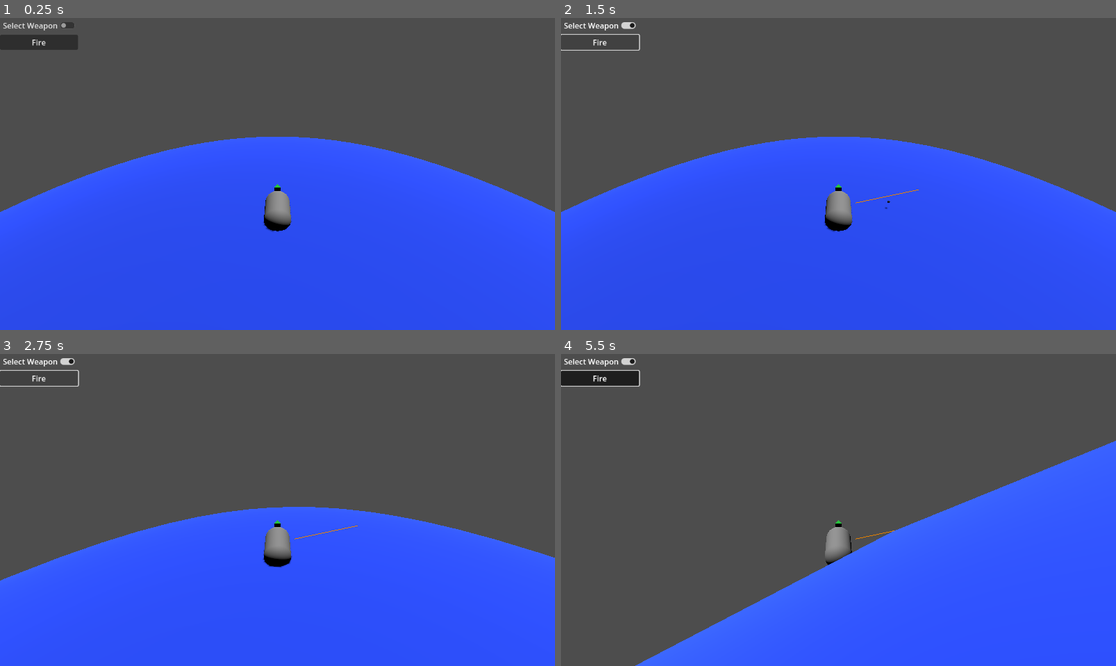
Above: before the commit, frames 1-4 (two rows, left to right).
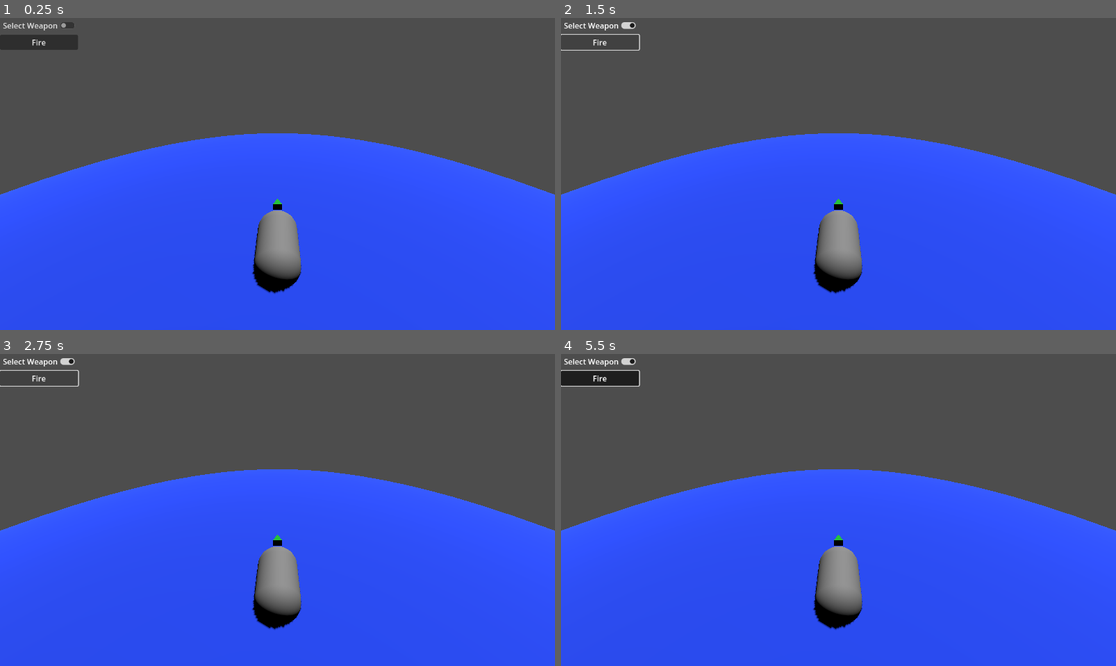
Above: after the commit, the same moments.

Repository: D4Devil/project--shipwrecked
Game: Godot game, scene res://scenes/test.tscn
Two runs of this game, one before a commit and one after it. Both use one fixed random seed, a clock stepped at 60 frames per second and the inputs below.
Inputs:
- Up to frame 1 (0.25 s): no input
- Up to frame 2 (1.5 s): click "Select Weapon" at 0.5 s; click "Fire" at 1.25 s
- Up to frame 3 (2.75 s): tap Enter (ui_accept) at 2 s; hold Right (ui_right) from 2.03 s (still down); hold Enter (ui_accept) from 2.03 s (still down)
- Up to frame 4 (5.5 s): release Right (ui_right) at 2.78 s; release Enter (ui_accept) at 2.78 s; hold Left (ui_left) 2.78-3.53 s; tap Enter (ui_accept) at 2.85, 3.02, 3.32, 4.35, 4.52, 4.82 s; hold Enter (ui_accept) 3.53-4.28 s; hold Right (ui_right) 3.53-5.03 s; hold Left (ui_left) from 5.03 s (still down); hold Enter (ui_accept) from 5.03 s (still down)

The runs differ from the first frame. In frame 1, 4.7% of the frame differs, in the area x 0-100%, y 36-89%; in frame 2, 4.7%; in frame 3, 14%; in frame 4, 32%, in the area x 0-100%, y 27-100%.

Commit message:
Input handlers (#11)
* Ship navigation input handlers

* Weapon set active input handled

Diff:
--- a/scenes/ship_prototype.tscn
+++ b/scenes/ship_prototype.tscn
@@ -1,10 +1,14 @@
-[gd_scene load_steps=10 format=3 uid="uid://ctsglvau3y5lf"]
+[gd_scene load_steps=14 format=3 uid="uid://ctsglvau3y5lf"]
 
 [ext_resource type="Script" path="res://scripts/components/agent/gravitational_body_3d.gd" id="1_prxac"]
 [ext_resource type="Script" path="res://scripts/components/agent/buoyant_body_3d.gd" id="2_vyyj1"]
 [ext_resource type="Script" path="res://scripts/components/agent/sail_simulation.gd" id="3_ox3ip"]
 [ext_resource type="Script" path="res://scripts/components/agent/rudder_simulation.gd" id="4_osjkg"]
 [ext_resource type="Script" path="res://scripts/components/agent/input_agent.gd" id="5_xyooc"]
+[ext_resource type="Script" path="res://scripts/components/weapon/weapon.gd" id="6_x3qnc"]
+[ext_resource type="Script" path="res://scripts/components/weapon/single_shot.gd" id="7_gsmwt"]
+[ext_resource type="Script" path="res://scripts/components/weapon/aim_straight.gd" id="8_4lvd5"]
+[ext_resource type="PackedScene" uid="uid://b6sf61dl0c6w3" path="res://scenes/cannonball.tscn" id="8_xmba0"]
 
 [sub_resource type="CapsuleShape3D" id="CapsuleShape3D_5enxt"]
 radius = 2.0
@@ -26,11 +30,11 @@
 transform = Transform3D(1, 0, 0, 0, -4.37114e-08, 1, 0, -1, -4.37114e-08, 0, 0.3, 0)
 shape = SubResource("CapsuleShape3D_5enxt")
 
-[node name="MeshInstance3D" type="MeshInstance3D" parent="."]
+[node name="Ship" type="MeshInstance3D" parent="."]
 transform = Transform3D(1, 0, 0, 0, -4.37114e-08, 1, 0, -1, -4.37114e-08, 0, 0.3, 0)
 mesh = SubResource("CapsuleMesh_nch5w")
 
-[node name="MeshInstance3D2" type="MeshInstance3D" parent="."]
+[node name="Arrow" type="MeshInstance3D" parent="."]
 transform = Transform3D(1, 0, 0, 0, -4.64838e-08, 0.696806, 0, -1.06343, -3.04584e-08, 0, 1.6541, -4.57314)
 mesh = SubResource("PrismMesh_w20dk")
 
@@ -52,8 +56,29 @@
 script = ExtResource("4_osjkg")
 physics_body = NodePath("../..")
 
-[node name="InputAgent" type="Node" parent="CustomComponents" node_paths=PackedStringArray("rudder", "sail")]
+[node name="InputAgent" type="Node" parent="CustomComponents" node_paths=PackedStringArray("rudder", "sail", "weapon")]
 script = ExtResource("5_xyooc")
 rudder = NodePath("../RudderSimulation")
 rudder_speed = 1.0
 sail = NodePath("../SailSimulation")
+weapon = NodePath("../../Cannon")
+
+[node name="Cannon" type="Marker3D" parent="."]
+transform = Transform3D(-4.37114e-08, 0, -1, 0, 1, 0, 1, 0, -4.37114e-08, 1.22215, 1.95312, -1.70753)
+script = ExtResource("6_x3qnc")
+_cooldown = 0.5
+
+[node name="SingleShot" type="Node" parent="Cannon" node_paths=PackedStringArray("spawner", "ignored_colliders")]
+script = ExtResource("7_gsmwt")
+projectile_scene = ExtResource("8_xmba0")
+spawner = NodePath("..")
+ignored_colliders = [NodePath("../..")]
+
+[node name="AimStraight" type="Node3D" parent="Cannon" node_paths=PackedStringArray("horizontal_pivot", "vertical_pivot")]
+script = ExtResource("8_4lvd5")
+horizontal_pivot = NodePath("..")
+vertical_pivot = NodePath("..")
+horizontal_speed = 10.0
+vertical_speed = 10.0
+line_length = 10.0
+line_color = Color(0.874378, 0.406725, 1.92523e-07, 1)
--- a/scenes/test.tscn
+++ b/scenes/test.tscn
@@ -1,11 +1,7 @@
-[gd_scene load_steps=11 format=3 uid="uid://caytfce6raore"]
+[gd_scene load_steps=7 format=3 uid="uid://caytfce6raore"]
 
 [ext_resource type="Script" path="res://scripts/components/world/gravity_field_3d.gd" id="1_wigvl"]
-[ext_resource type="Script" path="res://scripts/components/weapon/weapon.gd" id="2_j4uhw"]
-[ext_resource type="PackedScene" uid="uid://ctsglvau3y5lf" path="res://scenes/ship_prototype.tscn" id="2_mt4ja"]
-[ext_resource type="Script" path="res://scripts/components/weapon/aim_straight.gd" id="3_4hcpx"]
-[ext_resource type="Script" path="res://scripts/components/weapon/single_shot.gd" id="4_0ruau"]
-[ext_resource type="PackedScene" uid="uid://b6sf61dl0c6w3" path="res://scenes/cannonball.tscn" id="5_4sn0c"]
+[ext_resource type="PackedScene" uid="uid://ctsglvau3y5lf" path="res://scenes/ship_prototype.tscn" id="2_q6hgr"]
 
 [sub_resource type="SphereShape3D" id="SphereShape3D_otig1"]
 radius = 300.0
@@ -26,32 +22,6 @@
 [node name="DirectionalLight3D" type="DirectionalLight3D" parent="."]
 transform = Transform3D(-0.866023, -0.433016, 0.250001, 0, 0.499998, 0.866027, -0.500003, 0.749999, -0.43301, 0, 0, 0)
 shadow_enabled = true
-
-[node name="ShipPrototype" parent="." instance=ExtResource("2_mt4ja")]
-transform = Transform3D(1, 0, 0, 0, 1, 0, 0, 0, 1, 0, 214.306, 0)
-
-[node name="Cannon" type="Marker3D" parent="ShipPrototype"]
-transform = Transform3D(-3.09086e-08, -0.258819, -0.965926, -3.09086e-08, 0.965926, -0.258819, 1, 2.18557e-08, -3.78552e-08, 2.73309, 0.721298, -1.44317)
-script = ExtResource("2_j4uhw")
-_cooldown = 1.0
-
-[node name="AimStraight" type="Node3D" parent="ShipPrototype/Cannon" node_paths=PackedStringArray("horizontal_pivot", "vertical_pivot")]
-script = ExtResource("3_4hcpx")
-horizontal_pivot = NodePath(".")
-vertical_pivot = NodePath(".")
-horizontal_speed = 5.0
-vertical_speed = 5.0
-line_length = 5.0
-line_color = Color(0.8905, 0.501874, 0, 1)
-
-[node name="SingleShot" type="Node3D" parent="ShipPrototype/Cannon" node_paths=PackedStringArray("spawner", "ignored_colliders")]
-script = ExtResource("4_0ruau")
-projectile_scene = ExtResource("5_4sn0c")
-spawner = NodePath("../AimStraight")
-ignored_colliders = [NodePath("../..")]
-
-[node name="Camera3D" type="Camera3D" parent="ShipPrototype"]
-transform = Transform3D(1, 0, 0, 0, 0.866025, 0.5, 0, -0.5, 0.866025, 0, 21.0876, 24.5086)
 
 [node name="Area3D" type="Area3D" parent="."]
 collision_layer = 0
@@ -93,6 +63,8 @@
 layout_mode = 2
 text = "Fire"
 
-[connection signal="fired" from="ShipPrototype/Cannon" to="ShipPrototype/Cannon/SingleShot" method="_on_weapon_fired"]
-[connection signal="toggled" from="Control/VBoxContainer/CheckButton" to="ShipPrototype/Cannon" method="set_active"]
-[connection signal="pressed" from="Control/VBoxContainer/Button2" to="ShipPrototype/Cannon" method="on_weapon_fired"]
+[node name="ShipPrototype" parent="." instance=ExtResource("2_q6hgr")]
+transform = Transform3D(1, 0, 0, 0, 1, 0, 0, 0, 1, 0, 237.836, 0)
+
+[node name="Camera3D" type="Camera3D" parent="ShipPrototype"]
+transform = Transform3D(1, 0, 0, 0, 0.866025, 0.5, 0, -0.5, 0.866025, 0, 15.622, 13.0835)
--- a/scripts/components/agent/input_agent.gd
+++ b/scripts/components/agent/input_agent.gd
@@ -3,17 +3,30 @@
 @export var rudder : RudderSimulation
 @export var rudder_speed: float
 @export var sail : SailSimulation
+@export var weapon: Weapon
 
 
-func _unhandled_input(event):
-	if event.is_action("ui_left"):
-		rudder.spin(-1 * rudder_speed)
+func _physics_process(_delta: float) -> void:
+	sail_input_handle()
+	rudder_input_handle()
+	weapon_input_handle()
 
-	if event.is_action("ui_right"):
-		rudder.spin(rudder_speed)
-
-	if event.is_action_pressed("ui_accept"):
+func sail_input_handle() -> void:
+	if Input.is_action_pressed("in_game_r_b"):
 		sail.sail_shift(1)
 
-	if event.is_action_pressed("ui_cancel"):
+	if Input.is_action_pressed("in_game_l_b"):
 		sail.sail_shift(-1)
+
+
+func rudder_input_handle() -> void:
+	var axis = Input.get_axis("in_game_l_left", "in_game_l_right")
+	rudder.spin(axis * rudder_speed)
+
+
+func weapon_input_handle():
+	if Input.is_action_just_pressed("in_game_l_t"):
+		weapon._active = true
+
+	if Input.is_action_just_released("in_game_l_t"):
+		weapon._active = false
--- a/scripts/components/weapon/aim_straight.gd
+++ b/scripts/components/weapon/aim_straight.gd
@@ -16,6 +16,8 @@
 
 
 func _process(delta: float) -> void:
-	horizontal_pivot.rotate(Vector3.UP, deg_to_rad(horizontal_movement * horizontal_speed * delta))
-	vertical_pivot.rotate(Vector3.RIGHT, deg_to_rad(vertical_movement * vertical_speed * delta))
+	if horizontal_pivot:
+		horizontal_pivot.rotate(Vector3.UP, deg_to_rad(horizontal_movement * horizontal_speed * delta))
+	if vertical_pivot:
+		vertical_pivot.rotate(Vector3.RIGHT, deg_to_rad(vertical_movement * vertical_speed * delta))
 	Utils.line(self, global_position, global_position + (-global_basis.z * 10), line_color, 1)
